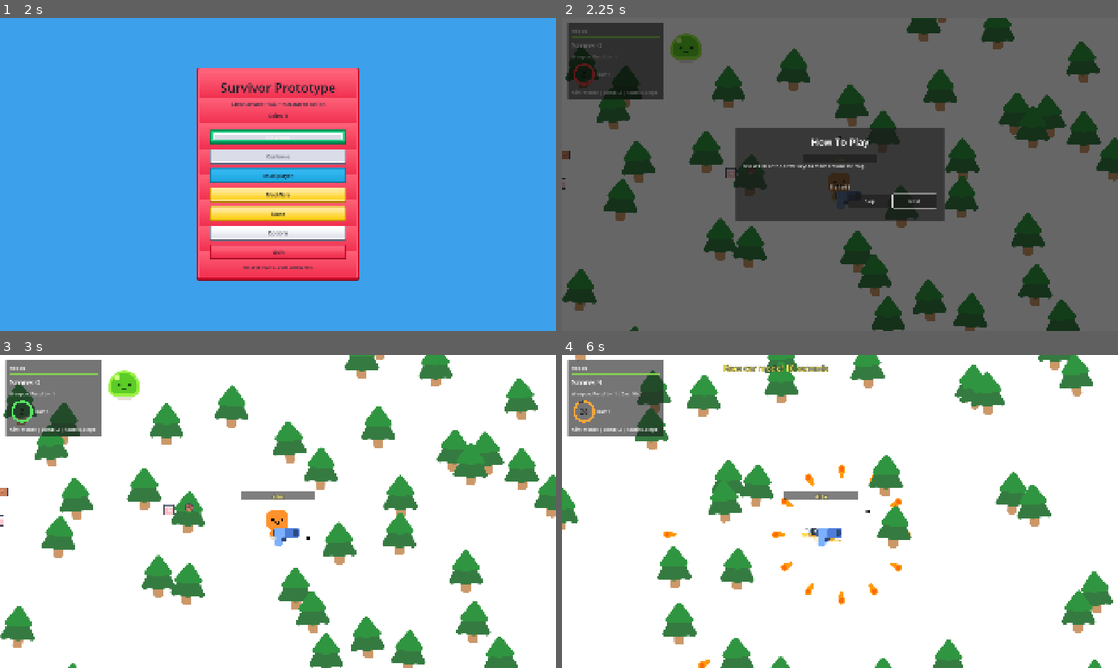
Above: before the commit, frames 1-4 (two rows, left to right).
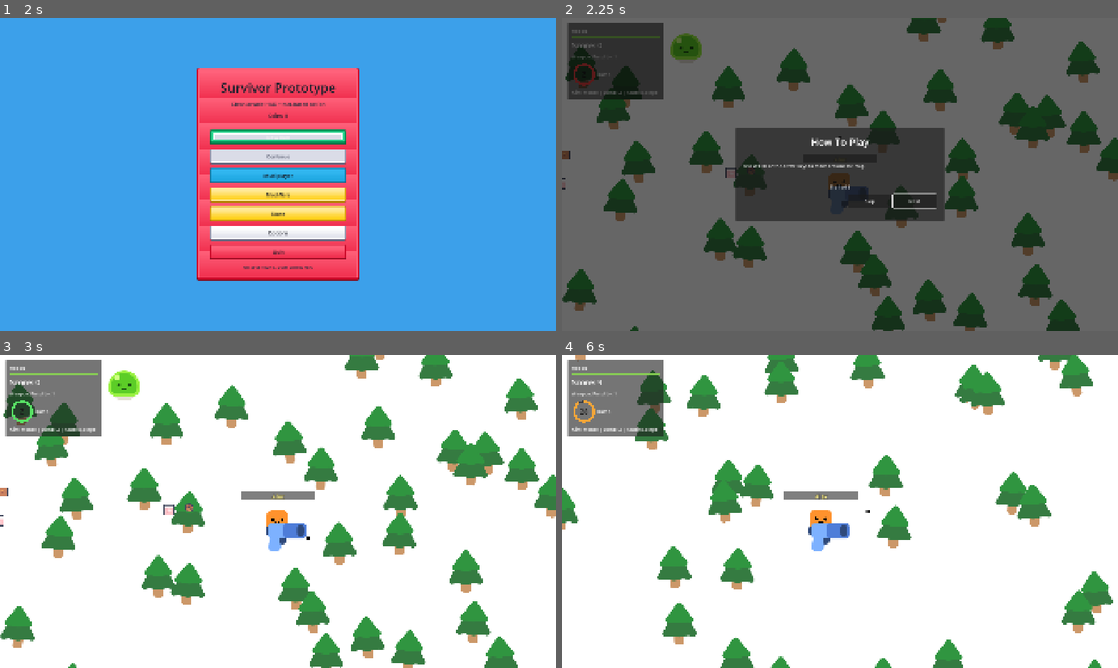
Above: after the commit, the same moments.

Repository: Arjun-Rao-Dev/HappyBoo
Game: Godot game, scene res://ui/username_prompt.tscn
Two runs of this game, one before a commit and one after it. Both use one fixed random seed, a clock stepped at 60 frames per second and the inputs below. Sound files missing from this copy of the repository are replaced by a short silence.
Inputs (mouse positions are in pixels of both pictures, inside the frame that each line leads up to):
- Up to frame 1 (2 s): click (278, 177) at 0.52 s; type "Alex" at 0.6 s; click "Continue" at 1.25 s
- Up to frame 2 (2.25 s): click "New Run" at 2 s
- Up to frame 3 (3 s): click "Skip" at 2.75 s
- Up to frame 4 (6 s): tap Enter at 3.5, 4.35 s; move the mouse to (812, 574) at 3.52 s; hold W (move_up) 3.53-5.03 s; tap Z (throw_bomb) at 3.6, 5.85 s; click (812, 574) at 3.67 s; move the mouse to (1006, 558) at 4.27 s; move the mouse to (673, 464) at 5.02 s; hold A (move_left) from 5.03 s (still down); tap Keypad Enter at 5.1 s; move the mouse to (867, 511) at 5.77 s; click (867, 511) at 5.92 s

Frame 1 is identical in both runs. In frame 2, 0.1% of the frame differs, in the area x 47-56%, y 53-60%; in frame 3, 0.3%; in frame 4, 1.3%, in the area x 10-63%, y 3-100%.

Commit message:
Rebalance shop prices and car pickups

Diff:
--- a/autoload/settings_manager.gd
+++ b/autoload/settings_manager.gd
@@ -23,7 +23,7 @@
 	{
 		"id": "raygun",
 		"name": "Raygun",
-		"price": 75,
+		"price": 200,
 		"preview": "res://weapons/assets/raygun.png",
 		"description": "Fires faster than the pistol.",
 		"fire_interval": 0.34,
@@ -37,7 +37,7 @@
 	{
 		"id": "heavy_raygun",
 		"name": "Heavy Raygun",
-		"price": 150,
+		"price": 400,
 		"preview": "res://weapons/assets/raygun_big.png",
 		"description": "Slower shots with heavier damage.",
 		"fire_interval": 0.68,
--- a/pistol/gun.gd
+++ b/pistol/gun.gd
@@ -4,7 +4,7 @@
 @export var projectile_damage: float = 1.0
 @export var projectile_speed: float = 1200.0
 @export var projectile_scale: float = 1.0
-@export var weapon_visual_scale: float = 1.3
+@export var weapon_visual_scale: float = 2.0
 @export var shot_count: int = 1
 @export var spread_degrees: float = 0.0
 @export var projectile_color: Color = Color.WHITE
--- a/pistol/gun.tscn
+++ b/pistol/gun.tscn
@@ -12,10 +12,10 @@
 [node name="Sprite2D" type="Sprite2D" parent="."]
 position = Vector2(28, -8)
 texture = ExtResource("1_wam2r")
-scale = Vector2(1.3, 1.3)
+scale = Vector2(2, 2)
 
 [node name="Muzzle" type="Marker2D" parent="."]
-position = Vector2(76, -8)
+position = Vector2(112, -8)
 
 [node name="DetectionArea" type="Area2D" parent="."]
 collision_mask = 1
--- a/survivors_game.gd
+++ b/survivors_game.gd
@@ -17,13 +17,14 @@
 const RACE_CAR_RADIAL_SHOTS := 12
 const RACE_CAR_PROJECTILE_DAMAGE := 1.0
 const RACE_CAR_PROJECTILE_SPEED := 1350.0
+const RACE_CAR_MIN_SCORE := 50
 
 @export var tree_scene: PackedScene = preload("res://pine_tree.tscn")
 @export var mob_scene: PackedScene = preload("res://slime.tscn")
 @export var medium_monster_scene: PackedScene = preload("res://monsters/monster_bee.tscn")
 @export var heavy_monster_scene: PackedScene = preload("res://monsters/monster_spike.tscn")
 @export var food_scene: PackedScene = preload("res://food/food_pickup.tscn")
-@export var race_car_spawn_chance_per_chunk: float = 0.03
+@export var race_car_spawn_chance_per_chunk: float = 0.015
 @export var chunk_size: float = 900.0
 @export var active_chunk_radius: int = 2
 @export var trees_per_chunk: int = 10
@@ -439,7 +440,7 @@
 					_register_host_food(food, texture_index, visual_scale)
 
 	var powerup_rng := _chunk_rng(chunk, "race_car")
-	if RACE_CAR_PICKUP_SCENE != null and powerup_rng.randf() <= race_car_spawn_chance_per_chunk:
+	if score >= RACE_CAR_MIN_SCORE and RACE_CAR_PICKUP_SCENE != null and powerup_rng.randf() <= race_car_spawn_chance_per_chunk:
 		var powerup_position_found := false
 		var powerup_spawn_position := Vector2.ZERO
 		for _attempt in spawn_attempts_per_powerup:
--- a/ui/store_panel.gd
+++ b/ui/store_panel.gd
@@ -5,10 +5,10 @@
 const STORE_URL := "https://store.arjunrao.dev"
 const SKIN_CATALOG: Array[Dictionary] = [
 	{"id": "classic", "name": "Classic Boo", "price": 0, "preview": "res://characters/happy_boo/square_ref.png"},
-	{"id": "berry", "name": "Berry Boo", "price": 25, "preview": "res://characters/happy_boo/skins/berry/preview.png"},
-	{"id": "mint", "name": "Mint Boo", "price": 50, "preview": "res://characters/happy_boo/skins/mint/preview.png"},
-	{"id": "gold", "name": "Gold Boo", "price": 100, "preview": "res://characters/happy_boo/skins/gold/preview.png"},
-	{"id": "sappy", "name": "Sappy Boo", "price": 150, "preview": "res://characters/happy_boo/skins/sappy/preview.png"}
+	{"id": "berry", "name": "Berry Boo", "price": 75, "preview": "res://characters/happy_boo/skins/berry/preview.png"},
+	{"id": "mint", "name": "Mint Boo", "price": 125, "preview": "res://characters/happy_boo/skins/mint/preview.png"},
+	{"id": "gold", "name": "Gold Boo", "price": 250, "preview": "res://characters/happy_boo/skins/gold/preview.png"},
+	{"id": "sappy", "name": "Sappy Boo", "price": 350, "preview": "res://characters/happy_boo/skins/sappy/preview.png"}
 ]
 
 signal closed
